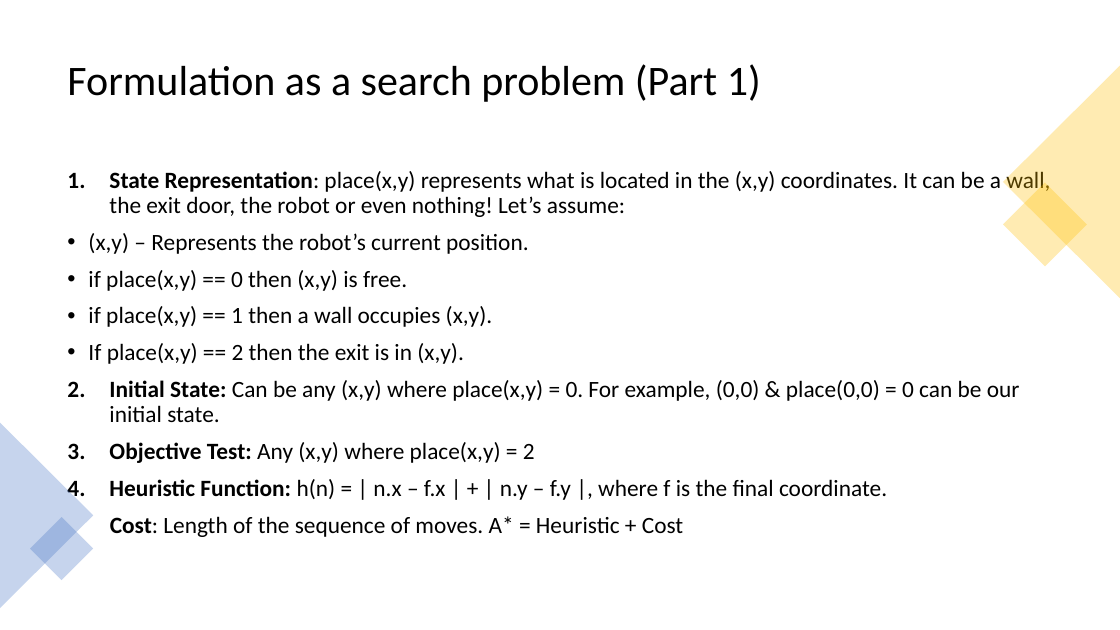
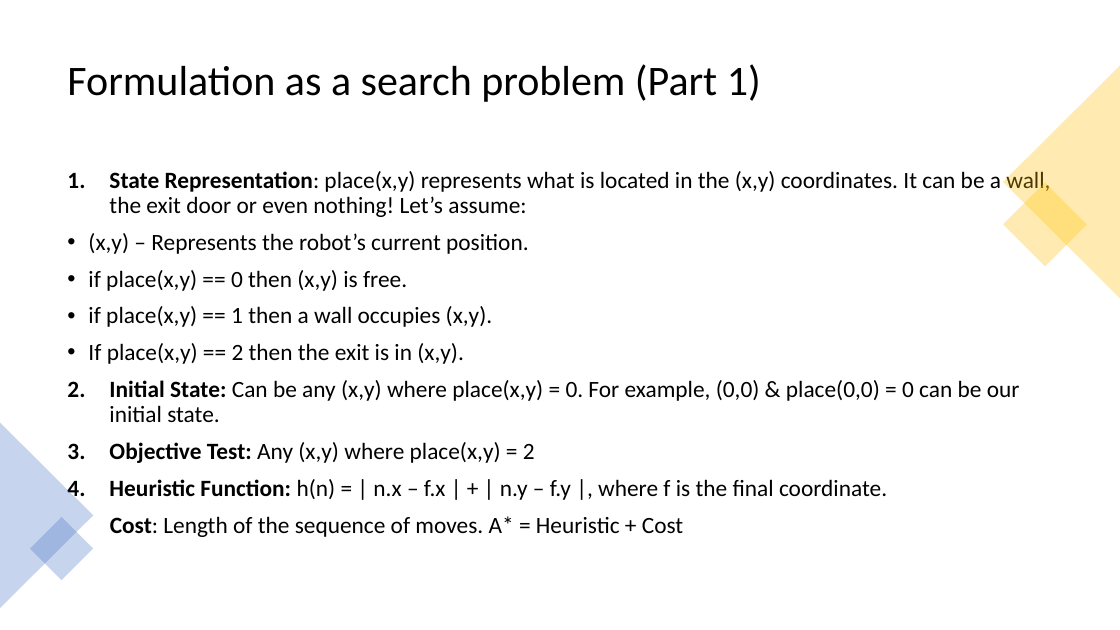
Before and after one commit to Juanbl2001/IART, a slide deck: slide 4 of checkpoint.odp. Drawn at 1120x630 pixels with LibreOffice and Linux fonts; fonts in the diff are those of the drawing. Boxes give left, top, right and bottom in pixels: in the first picture for what was removed or moved away, otherwise in the second. Text is boxed around its words. In the diff, an @@ line names an element or a change of style, - is before the commit and + after.

```diff
--- a/checkpoint.odp
+++ b/checkpoint.odp
@@ text at box(109, 168, 1050, 217): text changed @@
-1. State Representation: place(x,y) represents what is located in the (x,y) coordinates. It can be a wall, the exit door, the robot or even nothing! Let’s assume:
+1. State Representation: place(x,y) represents what is located in the (x,y) coordinates. It can be a wall, the exit door or even nothing! Let’s assume:
```
Also in this commit, not shown: 1 other file.
